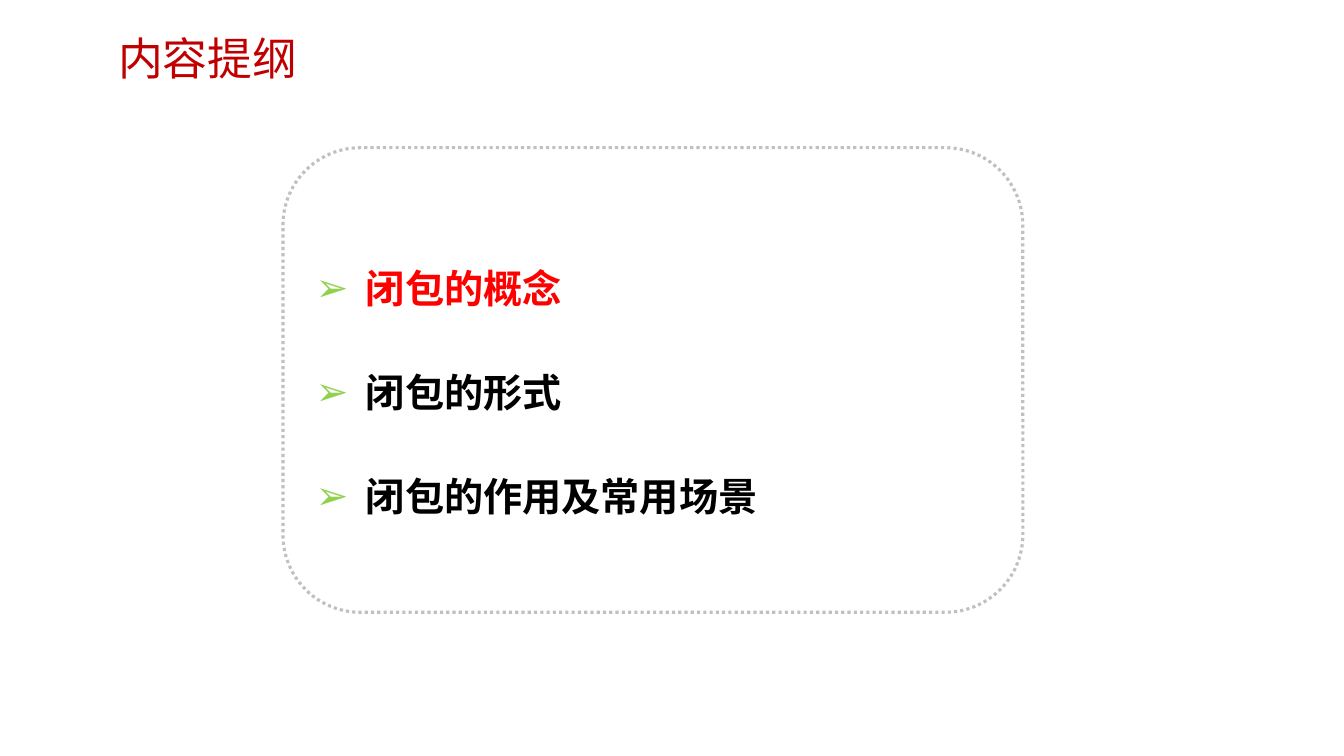
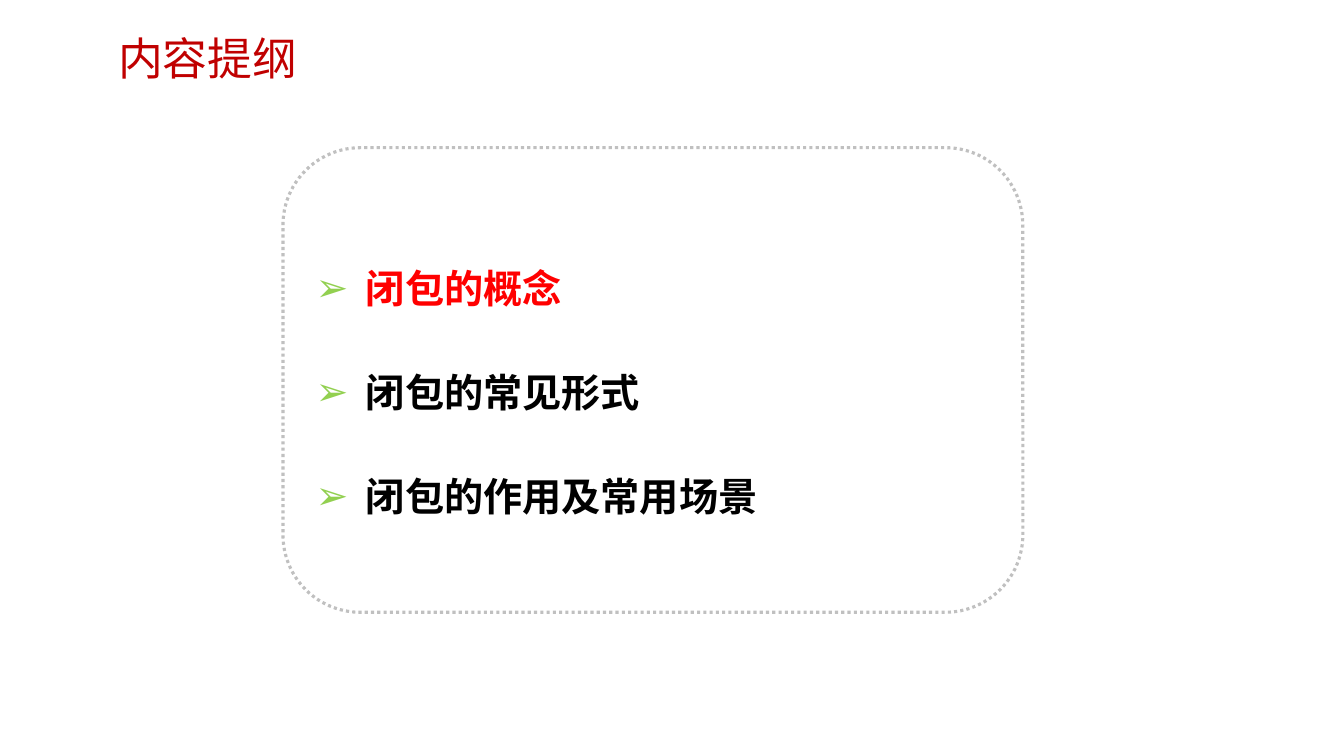
Before and after one commit to edu2act/course-javascript-advanced, a slide deck: slide 33 of 课程PPT/05.JavaScript函数进阶二.pptx. Drawn at 1344x756 pixels with LibreOffice and Linux fonts; fonts in the diff are those of the drawing; background and template pictures are left out. Boxes give left, top, right and bottom in pixels: in the first picture for what was removed or moved away, otherwise in the second. Text is boxed around its words. In the diff, an @@ line names an element or a change of style, - is before the commit and + after.

```diff
--- a/课程PPT/05.JavaScript函数进阶二.pptx
+++ b/课程PPT/05.JavaScript函数进阶二.pptx
@@ text in rounded rectangle at (x1=366, y1=373, x2=640, y2=411): text changed @@
-➢ 闭包的形式
+➢ 闭包的常见形式
```
Also in this commit, not shown: 6 other slides changed, 5 slides added, 15 slides removed, 8 other files.
